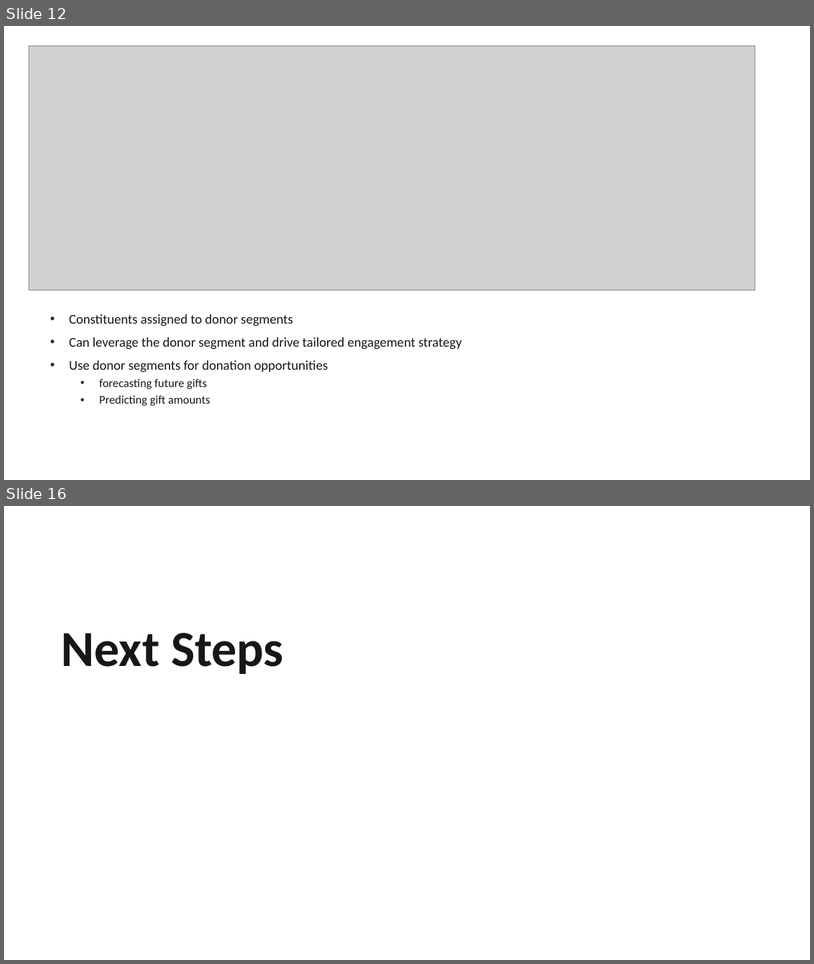
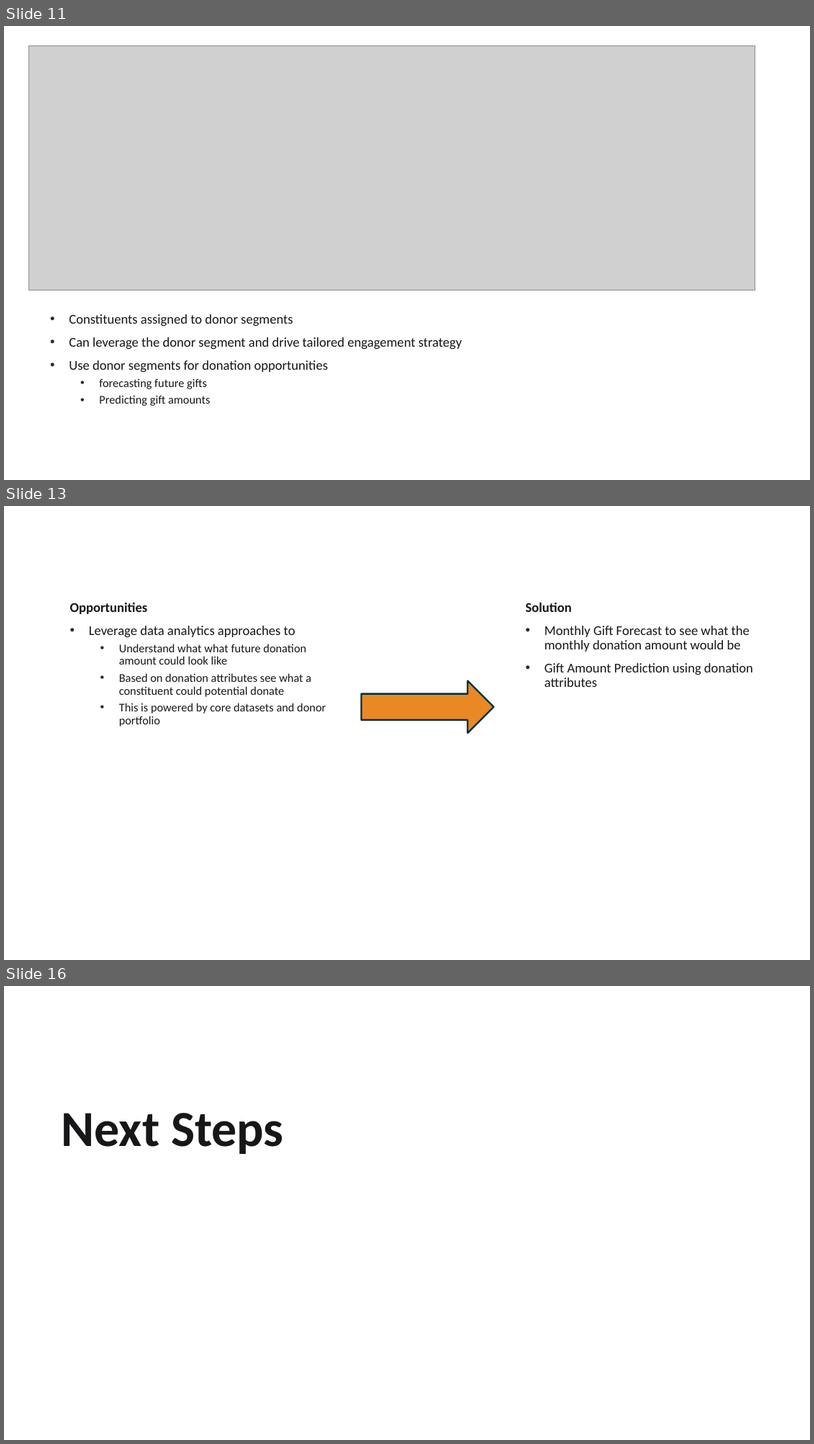
Before and after one commit to edimaudo/hackathon_coding_challenges, a slide deck: Apra/2025/apra_2025/Apra 2025 Data Science Challenge Deck.pptx. Shown one above the other, each under a label of ours: slides 12 and 16 before the commit, slides 11, 13 and 16 after it; the slides between them are not shown. The pictures are 814x964 and 814x1444 pixels, drawn with LibreOffice and Linux fonts; fonts in the diff are those of the drawing; grey boxes stand for pictures; background and template pictures are left out. Boxes give left, top, right and bottom in pixels: in the first picture for what was removed or moved away, otherwise in the second. Text is boxed around its words. In the diff, an @@ line names an element or a change of style, - is before the commit and + after.

```diff
--- a/Apra/2025/apra_2025/Apra 2025 Data Science Challenge Deck.pptx
+++ b/Apra/2025/apra_2025/Apra 2025 Data Science Challenge Deck.pptx
@@ slide 13 added at bbox=[4, 506, 810, 960], background picture (left out) @@
@@ text added at bbox=[70, 602, 326, 726], 14 pt, text #171618 @@
+Opportunities
+• Leverage data analytics approaches to
+  • Understand what what future donation amount could look like
+  • Based on donation attributes see what a constituent could potential donate
+  • This is powered by core datasets and donor portfolio
@@ text added at bbox=[526, 602, 754, 687], 16 pt, text #171618 @@
+Solution
+• Monthly Gift Forecast to see what the monthly donation amount would be
+• Gift Amount Prediction using donation attributes
@@ right arrow added at bbox=[362, 681, 494, 733], fill #EA8923, outline #003147 2 pt @@
@@ what was slide 12 is now slide 11 @@
```
Also in this commit, not shown: 6 slides changed, 2 other slides added, 3 slides removed.
